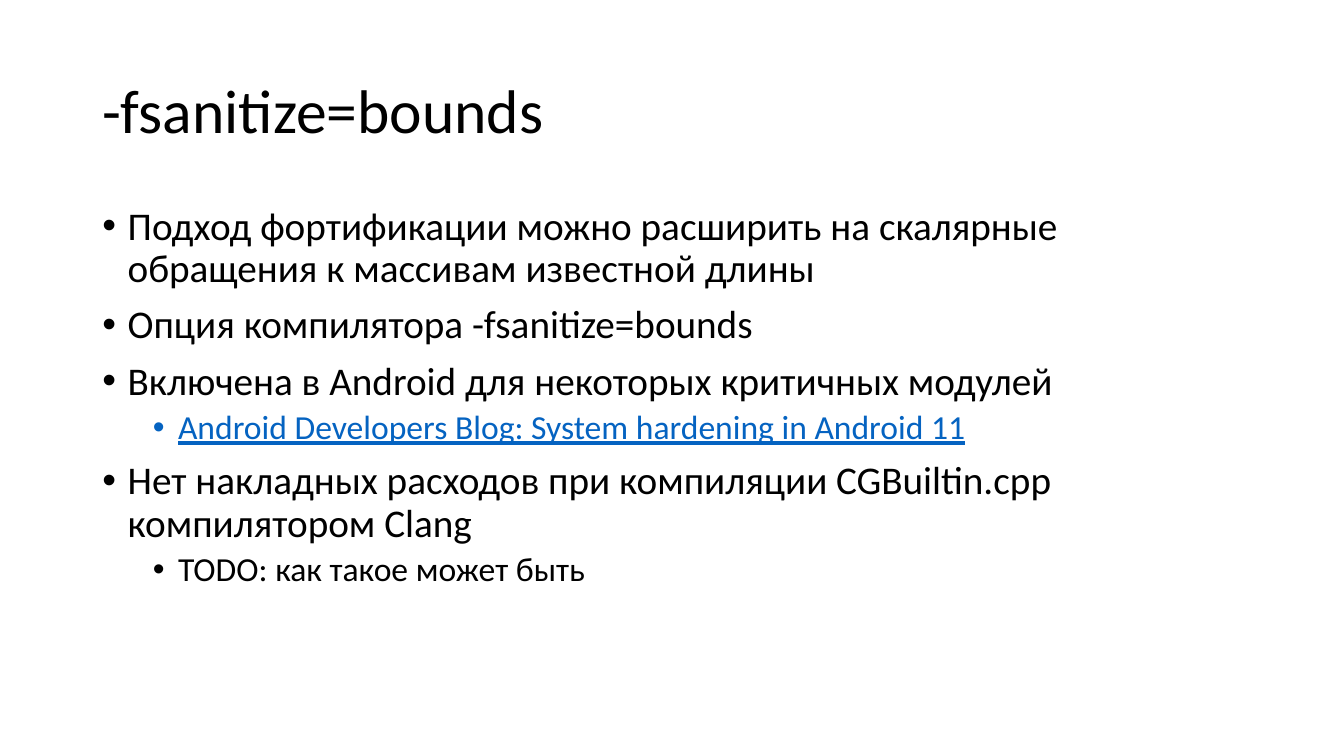
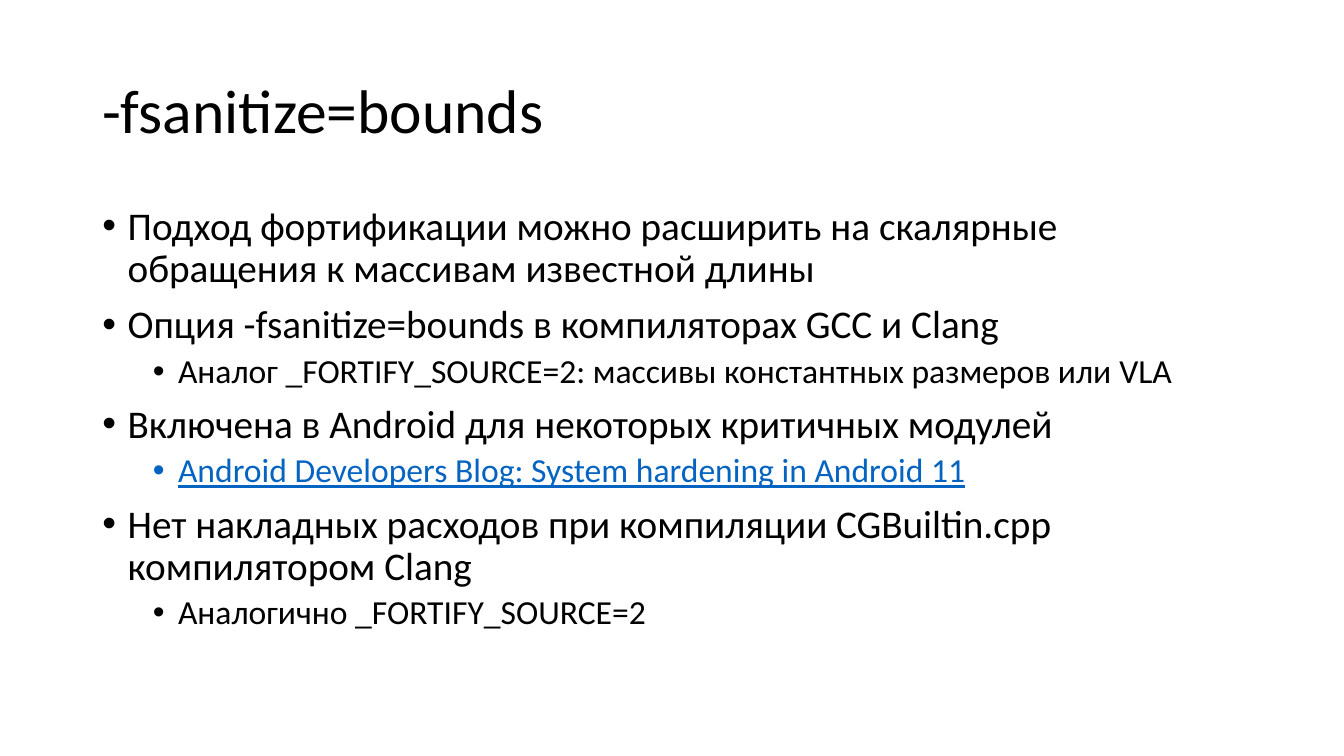
Before and after one commit to yugr/slides, a slide deck: slide 34 of CppZeroCost/2025/RU.pptx. Drawn at 1344x756 pixels with LibreOffice and Linux fonts; fonts in the diff are those of the drawing. Boxes give left, top, right and bottom in pixels: in the first picture for what was removed or moved away, otherwise in the second. Text is boxed around its words. In the diff, an @@ line names an element or a change of style, - is before the commit and + after.

Commit message:
Added _FORTIFY_SOURCE=2 results.

```diff
--- a/CppZeroCost/2025/RU.pptx
+++ b/CppZeroCost/2025/RU.pptx
@@ text at (128, 310, 1172, 389): text changed; size 28 to 24 pt @@
-• Опция компилятора -fsanitize=bounds
+• Опция -fsanitize=bounds в компиляторах GCC и Clang
+  • Аналог _FORTIFY_SOURCE=2: массивы константных размеров или VLA
@@ text at (178, 602, 646, 629): text changed @@
-  • TODO: как такое может быть
+  • Аналогично _FORTIFY_SOURCE=2
```
Also in this commit, not shown: 2 other slides changed, 1 other file.
